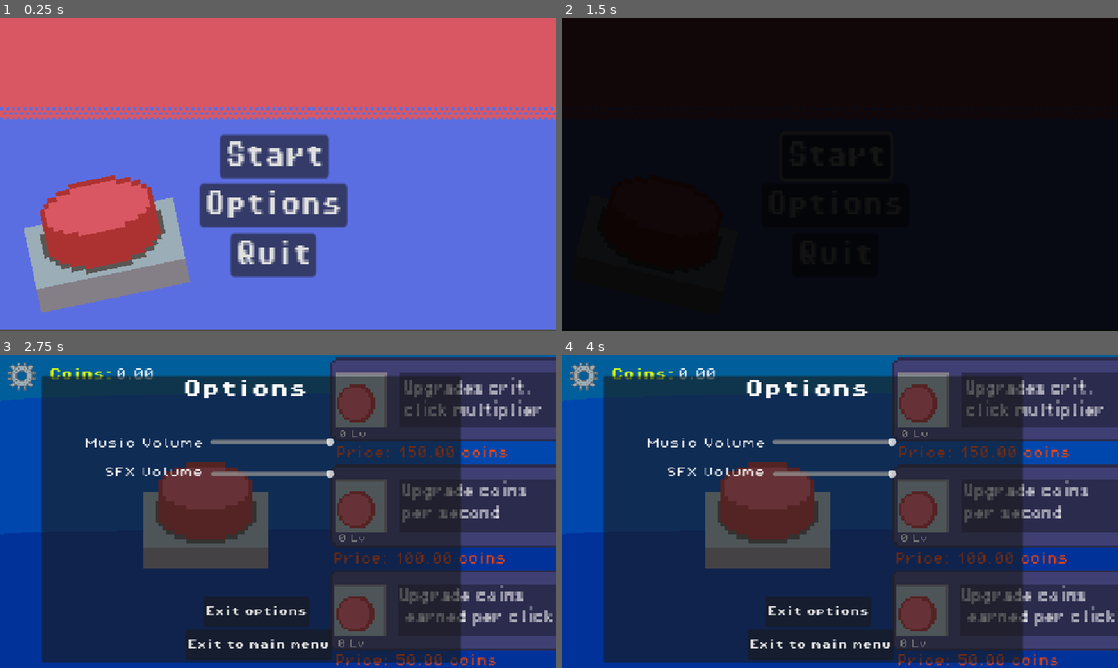
Above: before the commit, frames 1-4 (two rows, left to right).
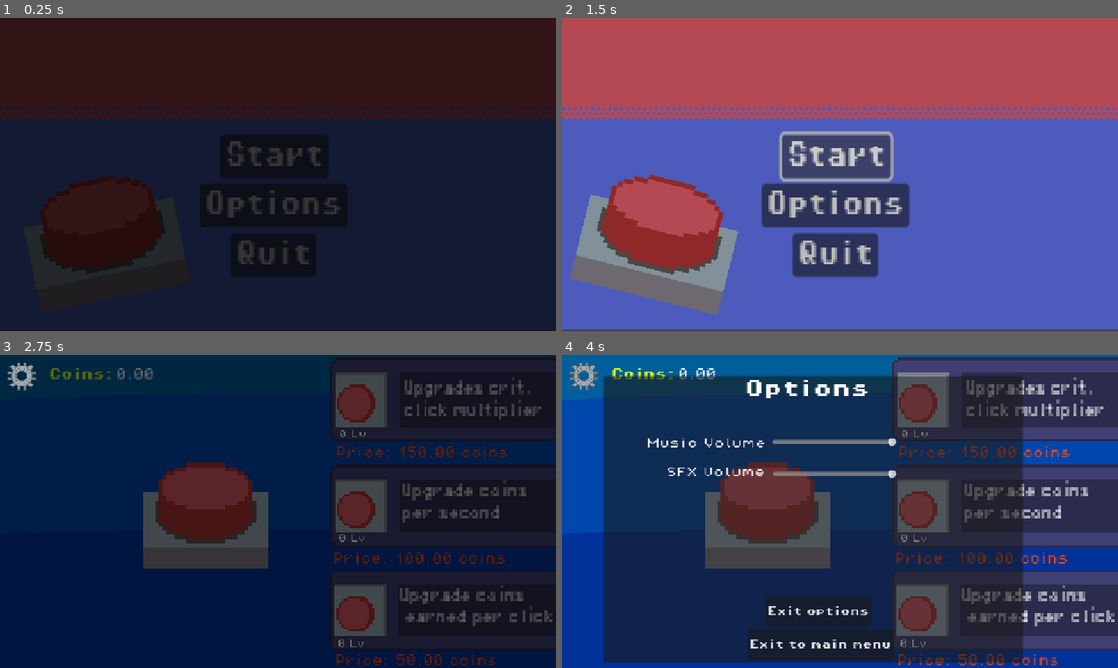
Above: after the commit, the same moments.

Repository: George101-dev/Click
Game: Godot game, scene res://main_menu.tscn
The game is run twice, just before and just after one commit, with the same random seed, the same clock (stepped at 60 frames per second) and the same inputs.
Inputs (mouse positions are in pixels of both pictures, inside the frame that each line leads up to):
- Up to frame 1 (0.25 s): no input
- Up to frame 2 (1.5 s): click "Start" at 0.5 s; click "Start" at 1.25 s
- Up to frame 3 (2.75 s): click (22, 373) at 2.02 s
- Up to frame 4 (4 s): click (584, 373) at 2.75 s; click (584, 373) at 3.5 s

The runs differ from the first frame. In frame 1, 100% of the frame differs, in the area x 0-100%, y 0-100%; in frame 2, 100%; in frame 3, 33%; in frame 4, nothing differs.

Commit message:
Update main_menu.gd

Diff:
--- a/main_menu.gd
+++ b/main_menu.gd
@@ -1,6 +1,14 @@
 extends Node2D
 
 var button_type = null
+
+func _ready() -> void:
+	$Fade_transition.show()
+	$Fade_transition/AnimationPlayer.play()
+	$Fade_transition/Fade_Timer.start()
+	$Fade_transition/AnimationPlayer.play("fade_out")
+	await get_tree().create_timer(1).timeout
+	$Fade_transition.hide()
 
 func _on_start_pressed() -> void:
 	button_type = "start"
